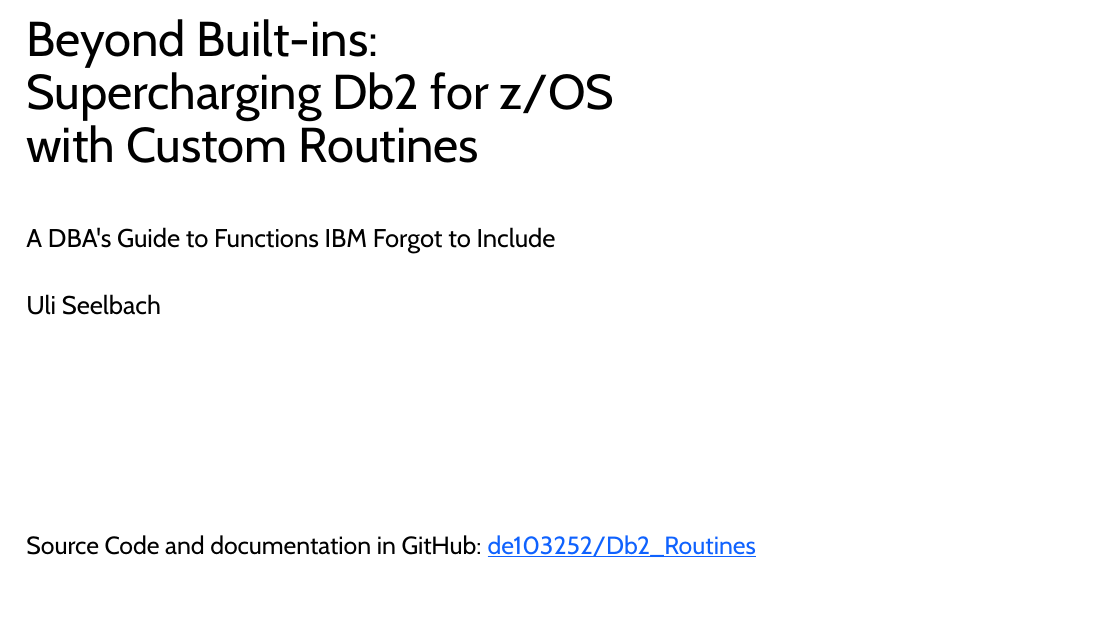
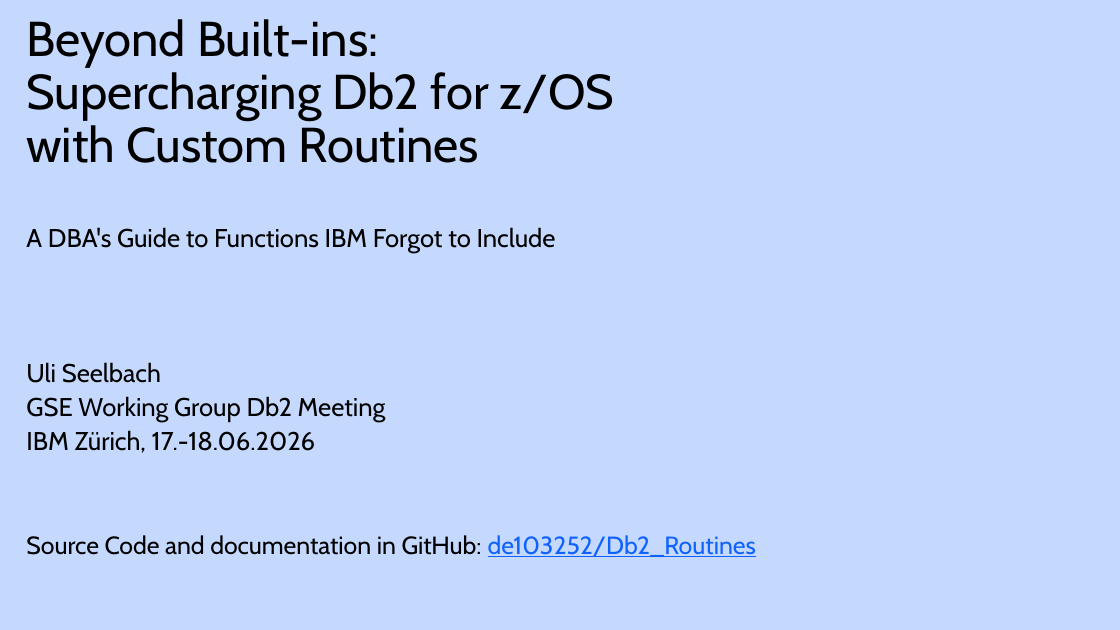
Before and after one commit to de103252/Db2_Routines, a slide deck: slide 1 of Db2 Routines Presentation.pptx. Drawn at 1120x630 pixels with LibreOffice and Linux fonts; fonts in the diff are those of the drawing; background and template pictures are left out. Boxes give left, top, right and bottom in pixels: in the first picture for what was removed or moved away, otherwise in the second. Text is boxed around its words. In the diff, an @@ line names an element or a change of style, - is before the commit and + after.

```diff
--- a/Db2 Routines Presentation.pptx
+++ b/Db2 Routines Presentation.pptx
@@ background #FFFFFF to #6FA1FE at 40% opacity @@
@@ text at bbox=[26, 227, 556, 453]: text changed @@
-A DBA's Guide to Functions IBM Forgot to Include
-Uli Seelbach
+A DBA's Guide to Functions IBM Forgot to Include
+Uli Seelbach
+GSE Working Group Db2 Meeting
+IBM Zürich, 17.-18.06.2026
```
Also in this commit, not shown: 5 other slides changed, 17 other files.
